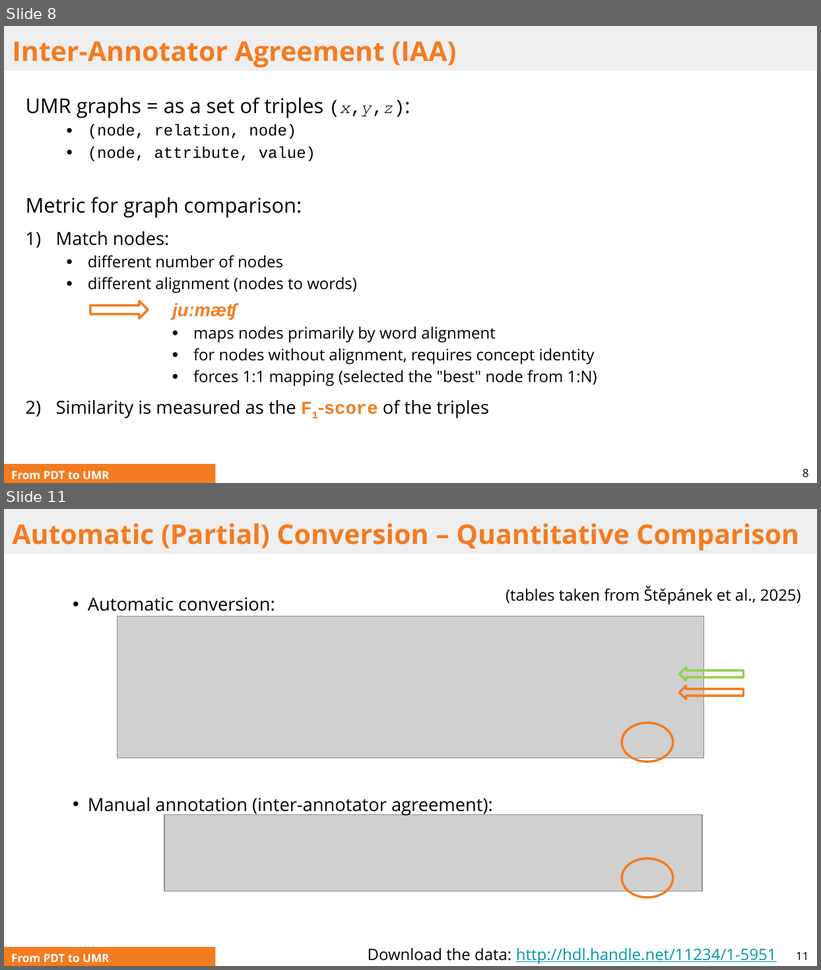
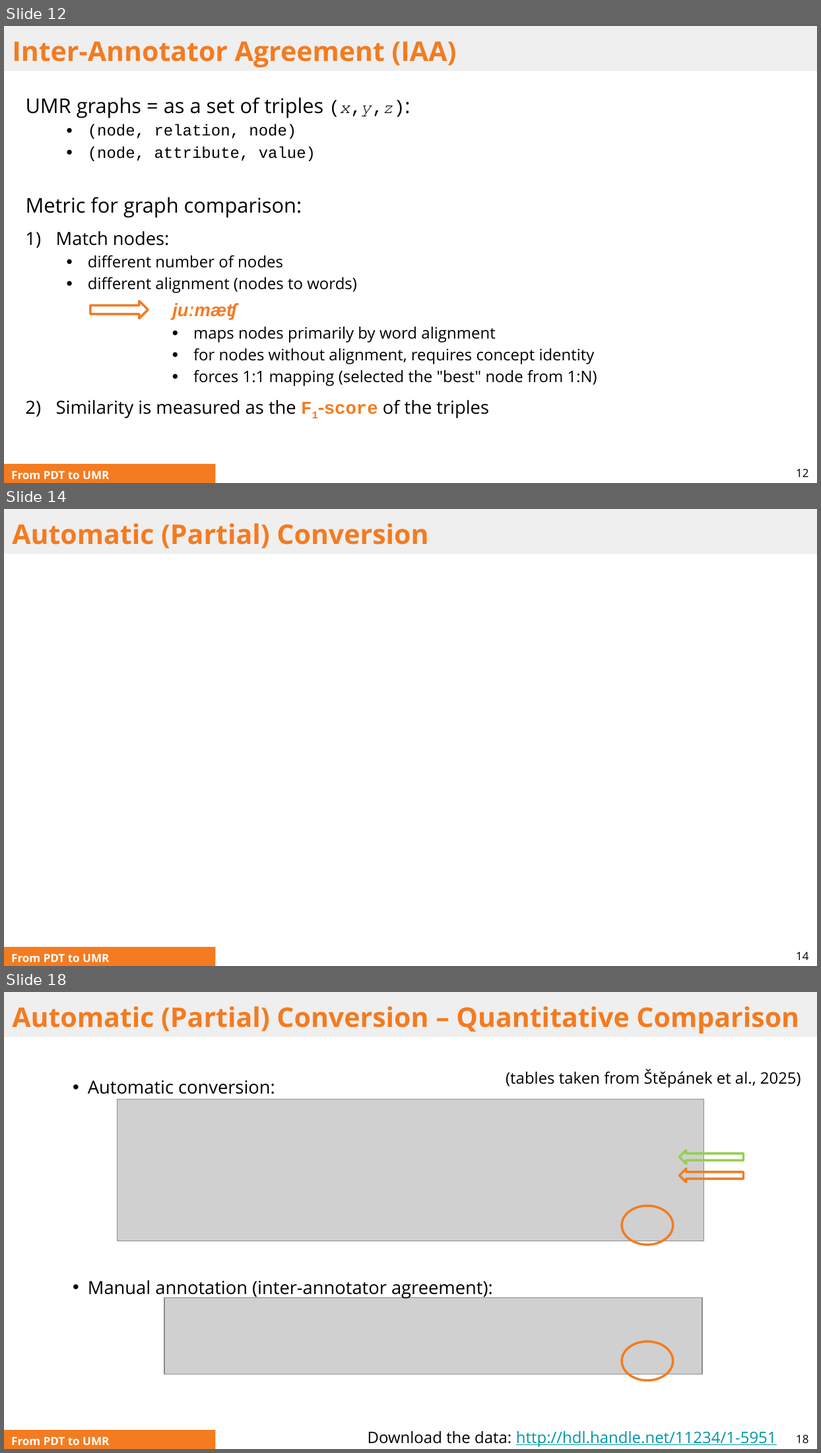
Before and after one commit to ufal/UMR, a slide deck: papers/2025-ITAT-slides.pptx. Shown one above the other, each under a label of ours: slides 8 and 11 before the commit, slides 12, 14 and 18 after it; the slides between them are not shown. The pictures are 821x970 and 821x1453 pixels, drawn with LibreOffice and Linux fonts; fonts in the diff are those of the drawing; grey boxes stand for pictures. Boxes give left, top, right and bottom in pixels: in the first picture for what was removed or moved away, otherwise in the second. Text is boxed around its words. In the diff, an @@ line names an element or a change of style, - is before the commit and + after.

```diff
--- a/papers/2025-ITAT-slides.pptx
+++ b/papers/2025-ITAT-slides.pptx
@@ slide 14 added at [4,509,817,966], background #FFFFFF @@
@@ title added at [4,509,817,554], fill #EFEFEF, 24 pt, text #F47B20, bold @@
+Automatic (Partial) Conversion
@@ subtitle added at [4,947,215,966], fill #F47B20, 10 pt, text #FFFFFF, bold @@
+From PDT to UMR
@@ page number added at [796,952,809,960], 10 pt, text #000000 @@
+14
@@ what was slide 8 is now slide 12 @@
@@ page number at [796,469,809,477]: text changed @@
-8
+12
@@ what was slide 11 is now slide 18 @@
@@ page number at [796,1435,809,1443]: text changed @@
-11
+18
```
Also in this commit, not shown: 4 slides changed, 6 other slides added, 2 other files.
